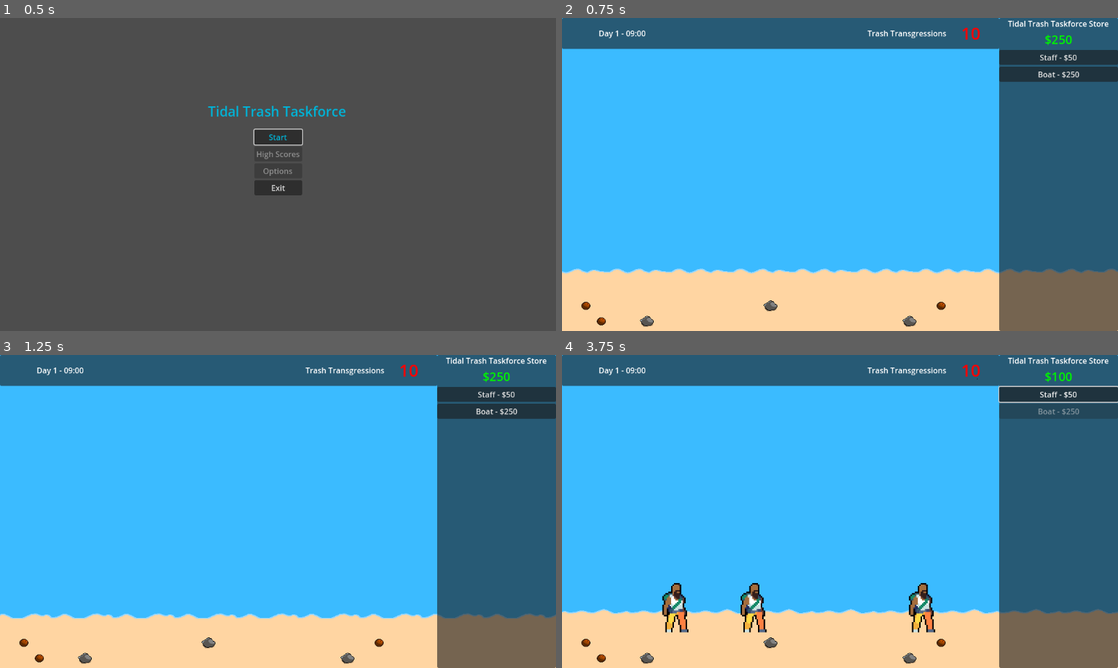
Above: before the commit, frames 1-4 (two rows, left to right).
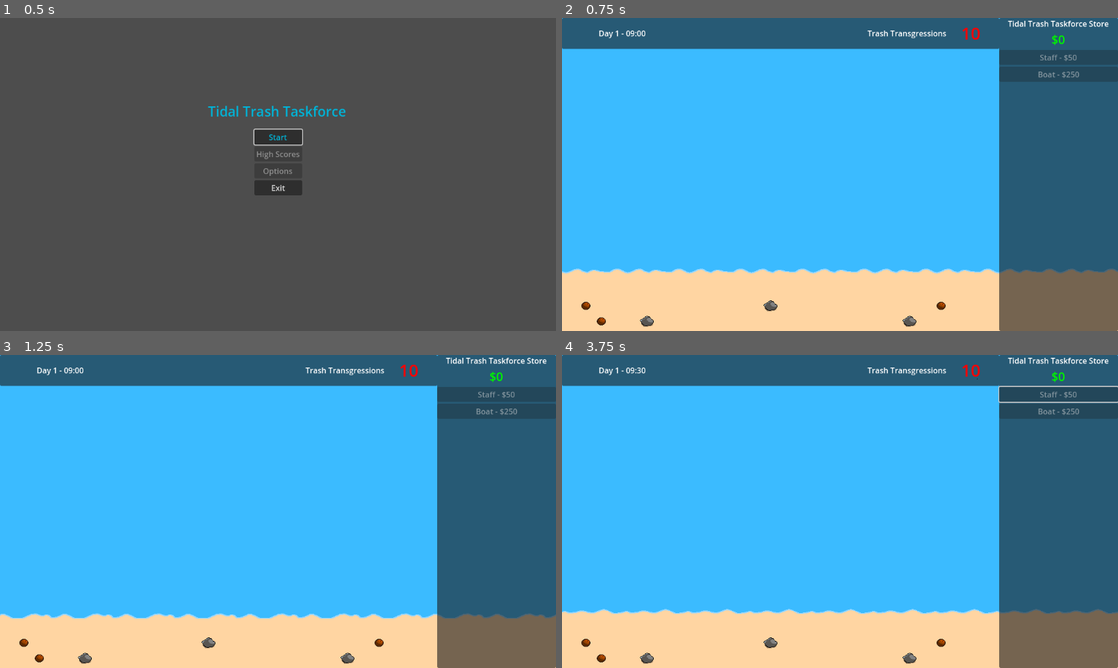
Above: after the commit, the same moments.

Repository: BlazingNeutron/calmbeforestorm
Game: Godot game, scene res://scenes/menu.tscn
Two runs of this game, one before a commit and one after it. Both use one fixed random seed, a clock stepped at 60 frames per second and the inputs below. Sound files missing from this copy of the repository are replaced by a short silence.
Inputs (mouse positions are in pixels of both pictures, inside the frame that each line leads up to):
- Up to frame 1 (0.5 s): no input
- Up to frame 2 (0.75 s): click "Start" at 0.5 s
- Up to frame 3 (1.25 s): no input
- Up to frame 4 (3.75 s): click (1056, 395) at 1.25 s, where only the run before the commit has a clickable "Staff - $50"; click (1056, 395) at 2 s, where only the run before the commit has a clickable "Staff - $50"; click (1056, 395) at 2.75 s, where only the run before the commit has a clickable "Staff - $50"; move the mouse to (979, 376) at 3.52 s; click (979, 376) at 3.6 s

Frame 1 is identical in both runs. In frame 2, 2.0% of the frame differs, in the area x 78-100%, y 5-21%; in frame 3, 2.0%; in frame 4, 2.6%, in the area x 13-100%, y 4-89%.

Commit message:
Boat stays in bounds, storm repeats, progressively harder, score, time increments

Diff:
--- a/scenes/game.tscn
+++ b/scenes/game.tscn
@@ -7,7 +7,8 @@
 [ext_resource type="PackedScene" uid="uid://d3y2w6dk2qoel" path="res://scenes/hud.tscn" id="4_ef12f"]
 [ext_resource type="PackedScene" uid="uid://dihxi10qb34q3" path="res://scenes/dodads.tscn" id="6_m8ls0"]
 
-[sub_resource type="WorldBoundaryShape2D" id="WorldBoundaryShape2D_0rgca"]
+[sub_resource type="RectangleShape2D" id="RectangleShape2D_hs64v"]
+size = Vector2(1663, 373)
 
 [node name="game" type="Node2D"]
 script = ExtResource("1_p5c5y")
@@ -43,6 +44,7 @@
 
 [node name="NextStormTimer" type="Timer" parent="."]
 unique_name_in_owner = true
+one_shot = true
 
 [node name="StormDuration" type="Timer" parent="."]
 wait_time = 30.0
@@ -51,18 +53,22 @@
 collision_layer = 2
 collision_mask = 2
 
-[node name="BeachBorder" type="CollisionShape2D" parent="BeachBorder"]
-position = Vector2(0, 69)
-shape = SubResource("WorldBoundaryShape2D_0rgca")
-one_way_collision_margin = 3.0
+[node name="CollisionShape2D" type="CollisionShape2D" parent="BeachBorder"]
+position = Vector2(94.5, -86.5)
+shape = SubResource("RectangleShape2D_hs64v")
+
+[node name="TimeOfDayTimer" type="Timer" parent="."]
+autostart = true
 
 [connection signal="clear_weather" from="." to="hud" method="_on_game_clear_weather"]
 [connection signal="clear_weather" from="." to="WasteContainer/WasteSpawner" method="_on_game_clear_weather"]
 [connection signal="storming" from="." to="hud" method="_on_game_storming"]
 [connection signal="storming" from="." to="WasteContainer/WasteSpawner" method="_on_game_storming"]
+[connection signal="time_update" from="." to="hud" method="_on_game_time_update"]
 [connection signal="warning" from="." to="hud" method="_on_storm_warning"]
 [connection signal="warning_completed" from="hud" to="." method="_on_hud_warning_completed"]
 [connection signal="spawned_trash" from="WasteContainer/WasteSpawner" to="PickerUppersContainer/PickerUpperManager" method="_on_waste_spawner_spawned_trash"]
 [connection signal="timeout" from="NextStormTimer" to="." method="_on_storm_timer_timeout"]
 [connection signal="timeout" from="StormDuration" to="." method="_on_storm_duration_timeout"]
-[connection signal="body_entered" from="BeachBorder" to="." method="_on_beach_border_body_entered"]
+[connection signal="body_exited" from="BeachBorder" to="." method="_on_beach_border_body_exited"]
+[connection signal="timeout" from="TimeOfDayTimer" to="." method="_on_time_of_day_timer_timeout"]
--- a/scenes/hud.tscn
+++ b/scenes/hud.tscn
@@ -61,6 +61,7 @@
 mouse_filter = 2
 
 [node name="TimeOfDay" type="Label" parent="TopPanel"]
+unique_name_in_owner = true
 custom_minimum_size = Vector2(250, 0)
 layout_mode = 2
 offset_right = 250.0
--- a/scenes/picker_uppers/boat.tscn
+++ b/scenes/picker_uppers/boat.tscn
@@ -7,7 +7,7 @@
 
 [sub_resource type="CapsuleShape2D" id="CapsuleShape2D_i6gku"]
 radius = 46.0
-height = 157.0
+height = 170.0
 
 [sub_resource type="AtlasTexture" id="AtlasTexture_3tagp"]
 atlas = ExtResource("3_qyy50")
@@ -161,11 +161,12 @@
 default_y = 0
 
 [node name="CollisionShape2D" parent="." index="0"]
+position = Vector2(10, -40)
 rotation = 1.5708
 shape = SubResource("CapsuleShape2D_i6gku")
 
 [node name="Sprite2D" parent="." index="1"]
-position = Vector2(1, 0)
+position = Vector2(0, -40)
 scale = Vector2(-3, 3)
 sprite_frames = SubResource("SpriteFrames_aok3j")
 animation = &"pickup"
--- a/scripts/dodads.gd
+++ b/scripts/dodads.gd
@@ -14,8 +14,8 @@
 }
 
 @export var timer : int = 25
-@export var timer_max : int = 1
-@export var timer_min : int = 1
+@export var timer_max : int = 25
+@export var timer_min : int = 7
 
 var rng = RandomNumberGenerator.new()
 var current_dodad = null
@@ -33,7 +33,7 @@
 		calculate_scale(position.y)
 
 func calculate_scale(y : float) -> void:
-	var scale_value = (0.002 * y) + 0.5
+	var scale_value = (0.002 * y) + 0.9
 	current_dodad.scale.x = scale_value
 	current_dodad.scale.y = scale_value
 
--- a/scripts/game.gd
+++ b/scripts/game.gd
@@ -3,17 +3,25 @@
 signal warning
 signal storming
 signal clear_weather
+signal time_update(time, increment)
 
 @onready var next_storm_timer: Timer = %NextStormTimer
 @onready var storm_duration: Timer = $StormDuration
 
-@export var time_to_next_storm : int = 60
-@export var storm_duration_time : int = 30
+@export var time_increment : int = 15
+
+var rng = RandomNumberGenerator.new()
+var time_to_next_storm : int = 60
+var time_of_day : int = 0
 
 func _ready() -> void:
+	rng.randomize()
 	GameManager.game_start()
+	clear_weather.connect(GameManager._on_storm_over)
+	time_update.connect(GameManager._on_time_update)
+	time_to_next_storm = rng.randi_range(GameManager.min_time_to_next_storm, GameManager.max_time_to_next_storm)
 	next_storm_timer.wait_time = time_to_next_storm
-	storm_duration.wait_time = storm_duration_time
+	storm_duration.wait_time = GameManager.storm_duration_time
 	next_storm_timer.start()
 
 func _on_storm_timer_timeout() -> void:
@@ -30,5 +38,13 @@
 	next_storm_timer.start()
 
 func _on_beach_border_body_entered(body: Node2D) -> void:
-	print("something's here")
+	#print("something's here")
 	body.unassign()
+
+func _on_time_of_day_timer_timeout() -> void:
+	time_of_day += time_increment
+	time_update.emit(time_of_day, time_increment)
+
+func _on_beach_border_body_exited(body: Node2D) -> void:
+	#print("something's leaving")
+	body.unassign()
--- a/scripts/game_manager.gd
+++ b/scripts/game_manager.gd
@@ -8,21 +8,30 @@
 signal game_over
 
 @export var max_transgressions : int = 10
-@export var starting_money : int = 250
+@export var starting_money : int = 0
 @export var store_items = {
 	"staff" : { "cost": 50, "scene": preload("res://scenes/picker_uppers/staff.tscn") },
 	"boat" : { "cost": 250, "scene": preload("res://scenes/picker_uppers/boat.tscn") }
 }
+@export var max_time_to_next_storm : int = 45
+@export var min_time_to_next_storm : int = 20
+@export var storm_duration_time : int = 30
+@export var spawn_rate : float = 2
+@export var storm_spawn_rate : float = 0.4
+@export var trash_credits : int = 5
 
 var money : int = 0
 var transgressions : int = 10
+var score : int = 0
 
 func _ready() -> void:
 	money = starting_money
+	_on_money_changed.emit(money)
 	transgressions = max_transgressions
+	score = 0
 
 func credit_account() -> void:
-	money += 5
+	money += GameManager.trash_credits
 	_on_money_changed.emit(money)
 
 func debit_account(item_name : String) -> void:
@@ -39,8 +48,18 @@
 		warning_transgressions.emit()
 	if transgressions <= 0:
 		transgressions = 0
+		score += money
 		game_over.emit()
 	transgression_changed.emit(transgressions)
 
 func game_start() -> void:
 	_ready()
+
+func _on_time_update(_time_value : int, time_increment : int):
+	score += time_increment
+
+func _on_storm_over():
+	spawn_rate = spawn_rate/2
+	storm_spawn_rate = storm_spawn_rate/2
+	max_time_to_next_storm -= 2
+	min_time_to_next_storm -= 2
--- a/scripts/hud.gd
+++ b/scripts/hud.gd
@@ -9,6 +9,11 @@
 @onready var staff_button: Button = $StorePanel/StoreContainer/Staff
 @onready var boat_button: Button = $StorePanel/StoreContainer/Boat
 @onready var game_over_screen: Control = $GameOverScreen
+@onready var time_of_day: Label = %TimeOfDay
+
+var day_count = 1
+var hour = 9
+var minute = 0
 
 func _ready() -> void:
 	GameManager._on_money_changed.connect(update_money)
@@ -46,3 +51,17 @@
 
 func _on_boat_pressed() -> void:
 	GameManager.debit_account("boat")
+
+func _on_game_time_update(time_score: int, _increment: int) -> void:
+	if time_score % 60 == 0:
+		hour += 1
+		time_score = 0
+	var minute_mod = (time_score/15) % 4
+	if minute_mod >= 2:
+		minute = 30
+	else:
+		minute = 0
+	if hour >= 24:
+		hour = 0
+		day_count += 1
+	time_of_day.text = "Day " + str(day_count) + " - " + ("%02d" % hour) + ":" + ("%02d" % minute)
--- a/scripts/picker_upper.gd
+++ b/scripts/picker_upper.gd
@@ -24,7 +24,10 @@
 			sprite.flip_h = true
 		else:
 			sprite.flip_h = false
-		position = position.move_toward(trash.position, delta * speed)
+		if is_water_bound:
+			position = position.move_toward(trash.position, delta * speed * (0.002 * position.y) + 0.9)
+		else:
+			position = position.move_toward(trash.position, delta * speed)
 		if distance < 10:
 			#print("I picked one up")
 			sprite.play("pickup")
@@ -52,6 +55,8 @@
 
 func unassign() -> void:
 	assigned = false
+	if trash != null:
+		trash.claimed = false
 	sprite.play("default")
 
 func start_sound() -> void:
--- a/scripts/picker_upper_manager.gd
+++ b/scripts/picker_upper_manager.gd
@@ -78,7 +78,7 @@
 	var closest_trash = null
 	for trash in trash_array:
 		#print("Look at this mess - ocean styles")
-		if trash == null or trash.claimed == true or trash.has_landed:
+		if trash == null or trash.claimed == true or trash.has_landed or trash.position.y < -250 or trash.position.y > 110:
 			continue
 		var trash_pos = trash.global_position
 		var distance = current_pu_position.distance_to(trash_pos)
--- a/scripts/storm_warning.gd
+++ b/scripts/storm_warning.gd
@@ -24,4 +24,5 @@
 		storm_warning_sound.play()
 		replay_count += 1
 	else:
+		replay_count = 0
 		warning_complete.emit()
--- a/scripts/waste_spawner.gd
+++ b/scripts/waste_spawner.gd
@@ -6,12 +6,12 @@
 var bottle_object = load("res://scenes/waste/bottle.tscn")
 
 var rng = RandomNumberGenerator.new()
-@export var spawn_timer = 2
 var timer = 0
 @export var min_x = -550
 @export var max_x = 300
 @export var default_y = -400
 @onready var waste_container: Node2D = $".."
+var spawn_timer = GameManager.spawn_rate
 
 func _ready():
 	timer = 500
@@ -41,7 +41,7 @@
 	spawned_trash.emit(new_waste)
 
 func _on_game_storming() -> void:
-	spawn_timer = 0.4
+	spawn_timer = GameManager.storm_spawn_rate
 
 func _on_game_clear_weather() -> void:
-	spawn_timer = 2
+	spawn_timer = GameManager.spawn_rate
